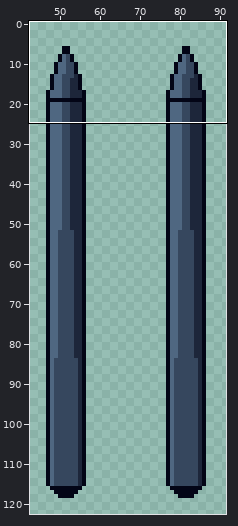
Pixel-art file: Assets/Sprites/Bow Sprites/Bow Pillar.ase. Above: a wide view before the commit, with the close-up outlined.
Close-up. Earlier state:
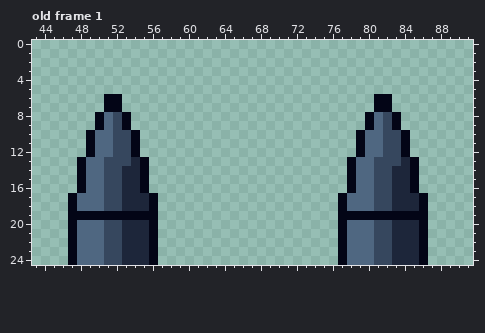
128x128 pixels, 1 frame. Shown: old frame 1: x 43..91, y 0..24. The wide view leaves out empty margins. The commit also changed other frames or places, which this record leaves out.
The result:
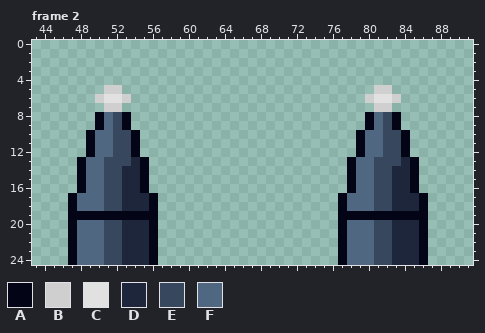
Palette (. is transparent): A #030516  B #cfcfcf  C #e1e1e1  D #1d263a  E #36475e  F #4f6781
A new or re-ordered frame is compared with the old frame closest to it.
Diff:
frames 1 -> 8
layer "Shimmer" added
Frame 2 is new; against old frame 1, layer "Shimmer":
y 5: x 51..52 .. -> BB; x 81..82 .. -> BB
y 6: x 50..53 .AA. -> BCCB; x 80..83 .AA. -> BCCB
y 7: x 51..52 AA -> BB; x 81..82 AA -> BB
